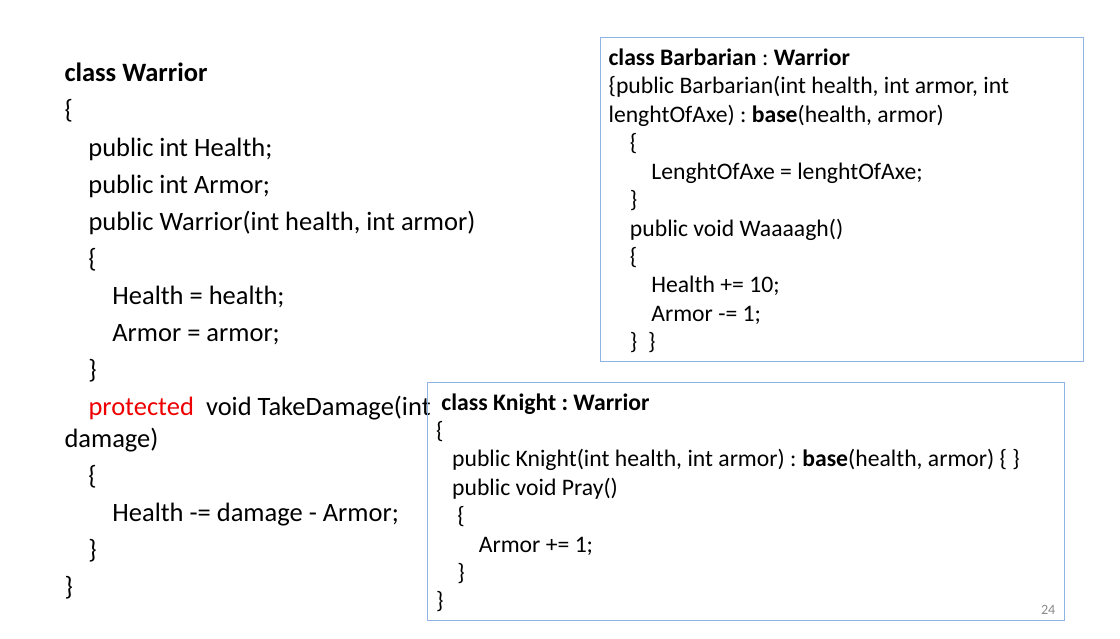
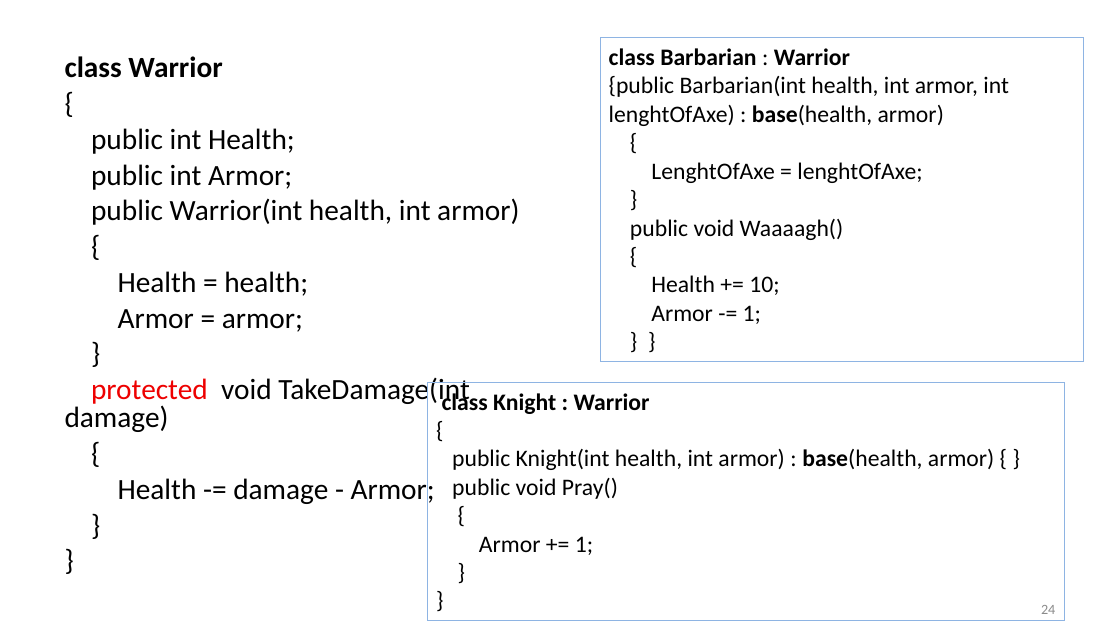
Before and after one commit to Mrztv/KRSU, a slide deck: slide 24 of 2026/ООП/Хмелева/ООП2.pptx. Drawn at 1120x639 pixels with LibreOffice and Linux fonts; fonts in the diff are those of the drawing. Boxes give left, top, right and bottom in pixels: in the first picture for what was removed or moved away, otherwise in the second. Text is boxed around its words. In the diff, an @@ line names an element or a change of style, - is before the commit and + after.

```diff
--- a/2026/ООП/Хмелева/ООП2.pptx
+++ b/2026/ООП/Хмелева/ООП2.pptx
@@ text "class Warrior" at (x1=65, y1=56, x2=519, y2=506): size 22.4 to 24.8 pt; line spacing 1 to 0.8; more space between paragraphs @@
@@ rectangle "class Knight : Warrior" at (x1=428, y1=382, x2=1065, y2=620): outline #8EB4E3 0.75 pt to #8EB4E3 0 pt @@
```
Also in this commit, not shown: 91 other slides changed, 1 slide removed, 27 other files.
